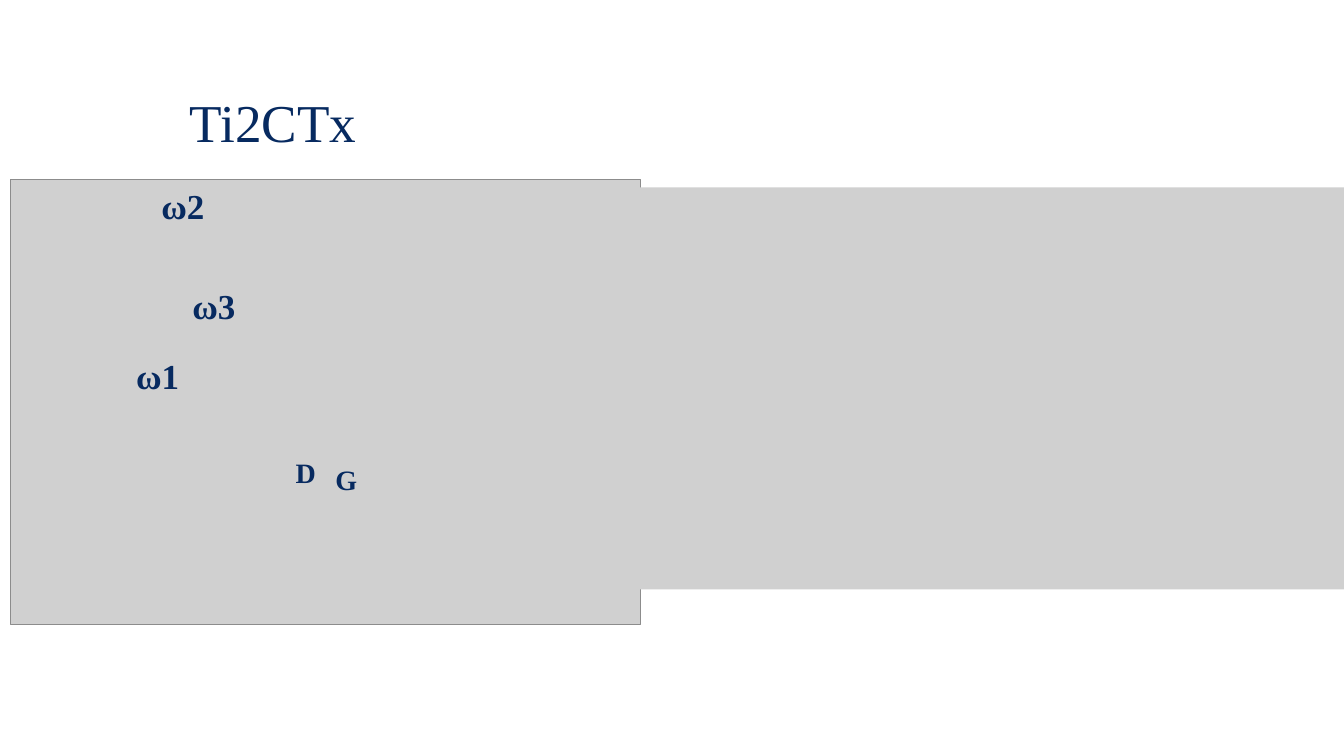
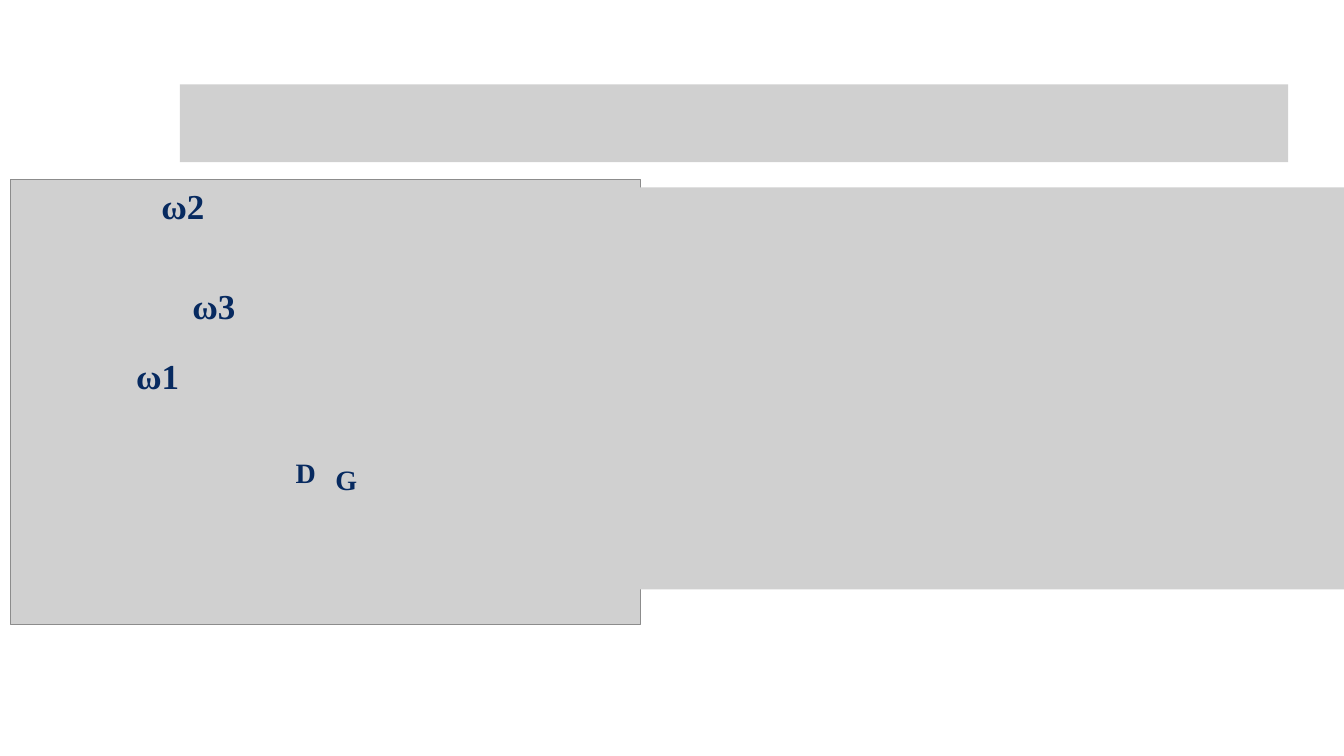
Before and after one commit to Waterbird20/APL2, a slide deck: slide 12 of Raman_Final Presentation.pptx. Drawn at 1344x756 pixels with LibreOffice and Linux fonts; fonts in the diff are those of the drawing; grey boxes stand for pictures; background and template pictures are left out. Boxes give left, top, right and bottom in pixels: in the first picture for what was removed or moved away, otherwise in the second. Text is boxed around its words. In the diff, an @@ line names an element or a change of style, - is before the commit and + after.

```diff
--- a/Raman_Final Presentation.pptx
+++ b/Raman_Final Presentation.pptx
@@ picture added at box(179, 85, 1288, 162) @@
@@ text removed at box(190, 106, 357, 143) @@
-Ti2CTx
```
Also in this commit, not shown: 2 other slides changed, 1 slide added, 1 slide removed, 1 other file.
